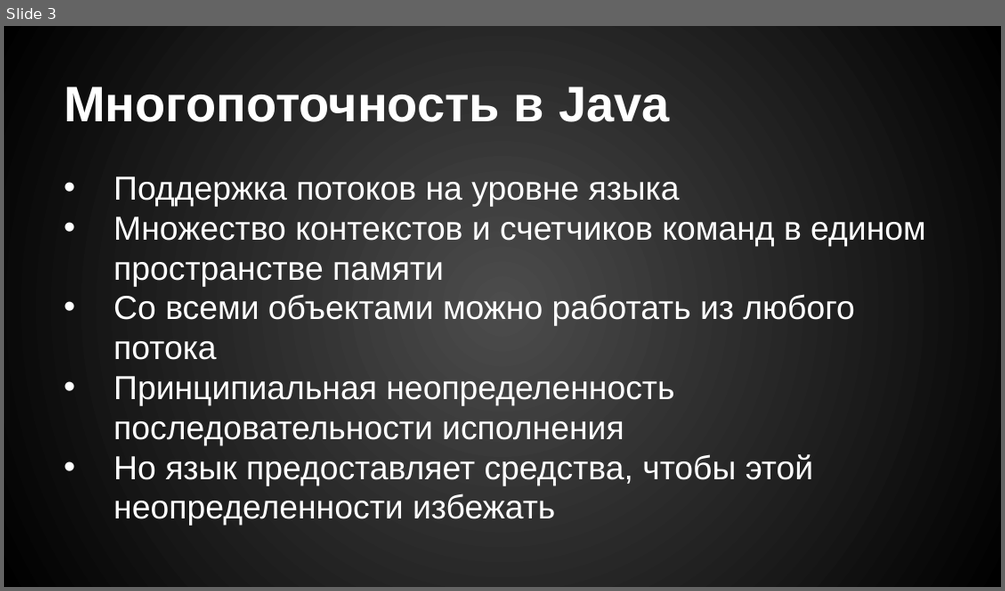
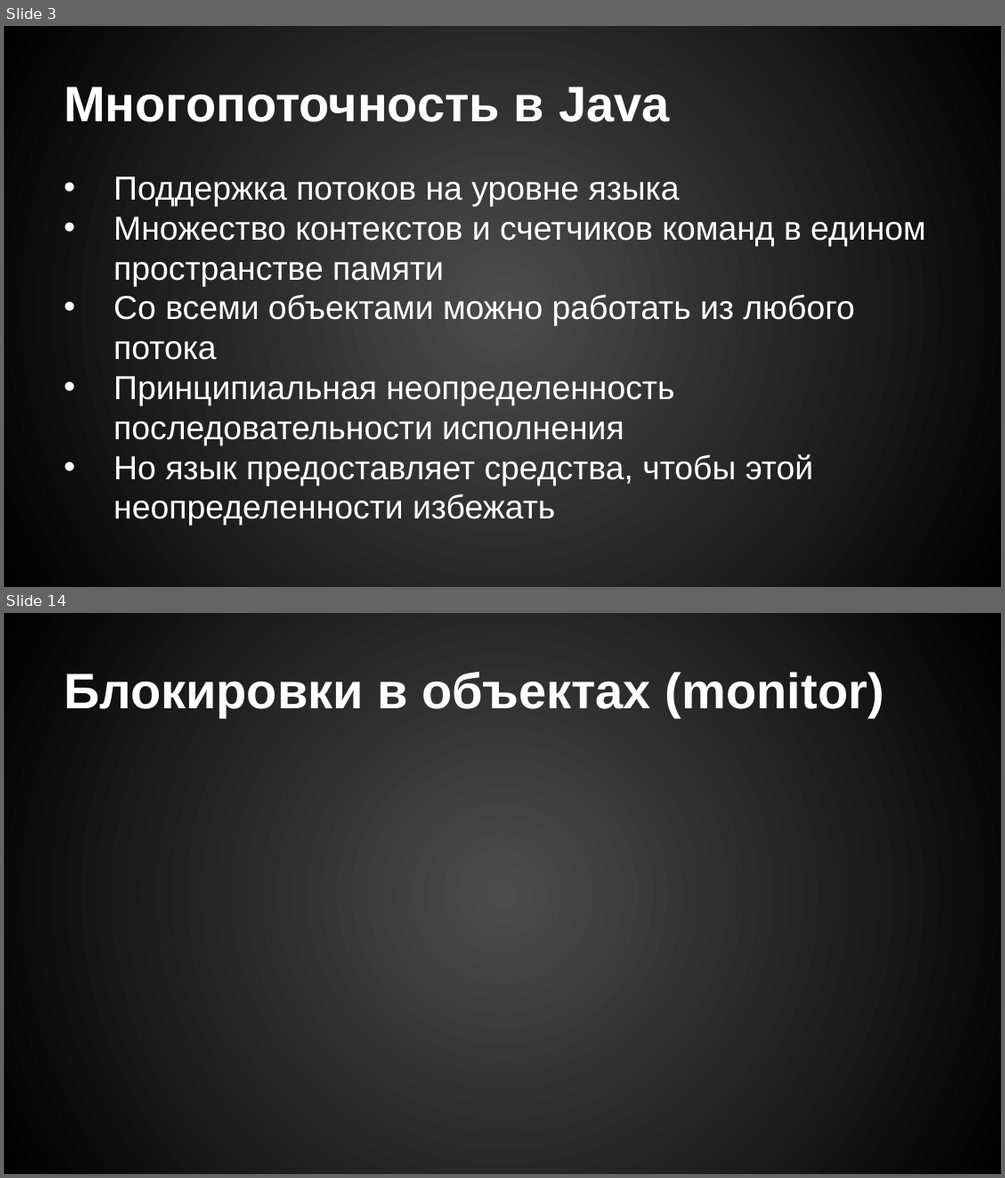
Before and after one commit to drxaos-edu/lecture-java-concurrency, a slide deck: concurrency.pptx. Shown one above the other, each under a label of ours: slide 3 before the commit, slides 3 and 14 after it; the slides between them are not shown. The pictures are 1005x591 and 1005x1178 pixels, drawn with LibreOffice and Linux fonts; fonts in the diff are those of the drawing. Boxes give left, top, right and bottom in pixels: in the first picture for what was removed or moved away, otherwise in the second. Text is boxed around its words. In the diff, an @@ line names an element or a change of style, - is before the commit and + after.

```diff
--- a/concurrency.pptx
+++ b/concurrency.pptx
@@ slide 14 added at (4,613,1001,1174), background gradient #4C4C4C to #000000 @@
@@ title added at (64,672,883,717), 36 pt, text #FFFFFF, bold @@
+Блокировки в объектах (monitor)
```
Also in this commit, not shown: 3 slides changed, 12 other slides added, 1 slide removed, 3 other files.
